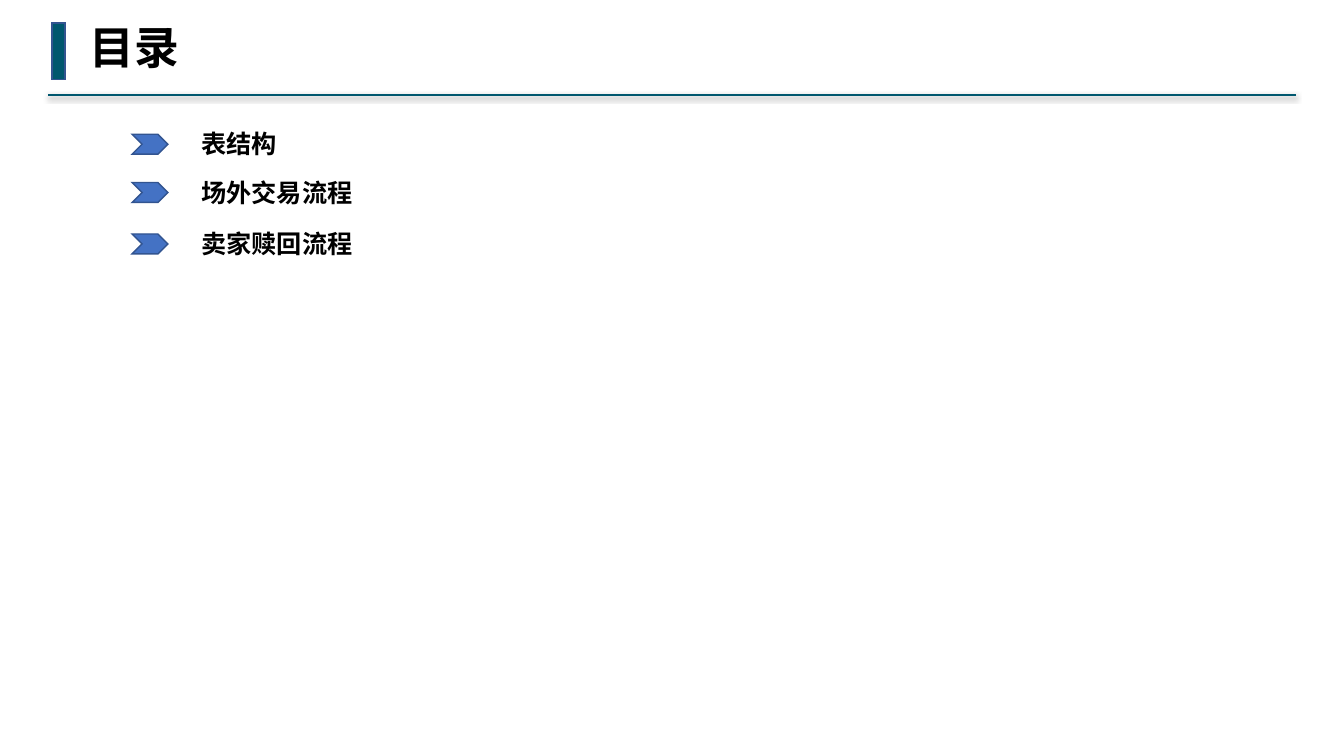
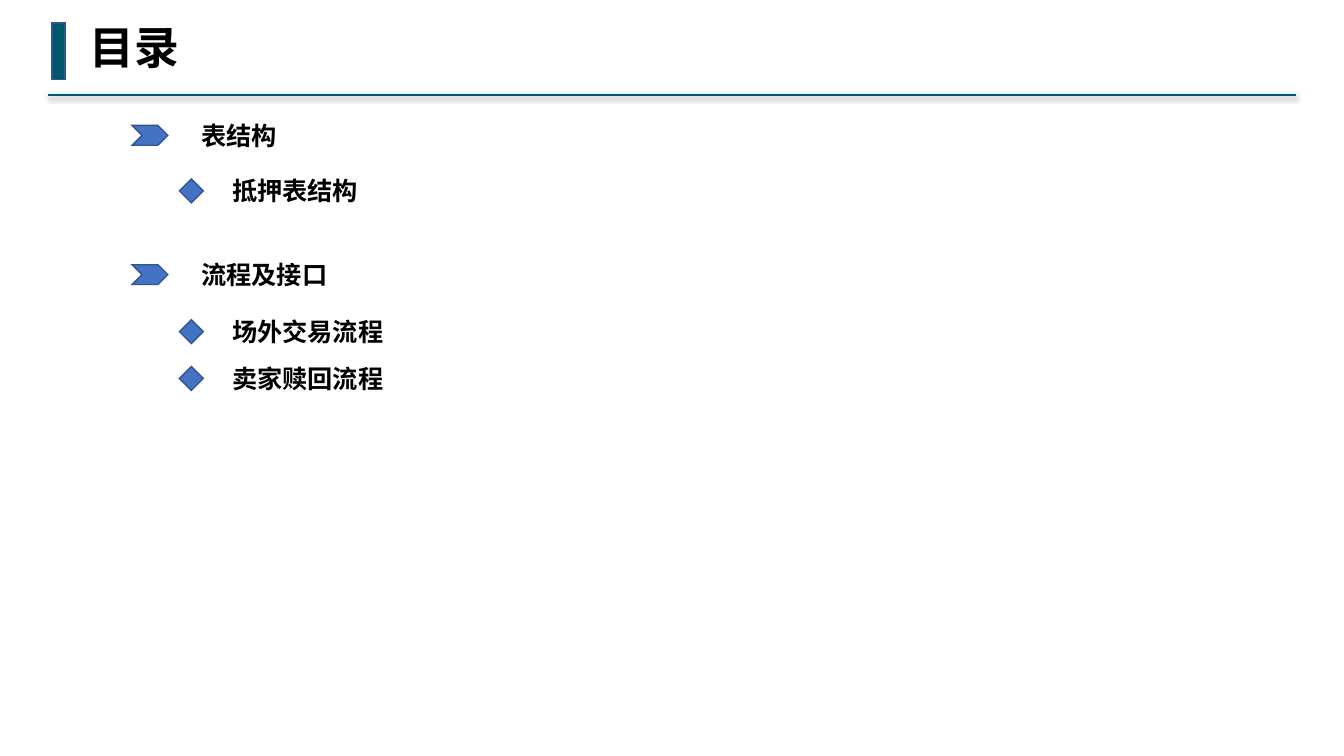
Before and after one commit to buddhachain/buddhaContract, a slide deck: slide 1 of doc/10.场外交易.pptx. Drawn at 1344x756 pixels with LibreOffice and Linux fonts; fonts in the diff are those of the drawing. Boxes give left, top, right and bottom in pixels: in the first picture for what was removed or moved away, otherwise in the second. Text is boxed around its words. In the diff, an @@ line names an element or a change of style, - is before the commit and + after.

```diff
--- a/doc/10.场外交易.pptx
+++ b/doc/10.场外交易.pptx
@@ text "表结构": place and size @@
-text "表结构" at [201,131,277,156]
+text "表结构" at [201,123,277,148]
@@ chevron: place and size @@
-chevron at [132,134,167,154]
+chevron at [132,126,167,146]
@@ diamond added at [179,179,204,204], fill #4472C4, outline #325491 1 pt @@
@@ text added at [232,178,358,203], 18 pt, text #000000, bold @@
+抵押表结构
@@ chevron removed at [132,182,167,203] @@
@@ chevron: place and size @@
-chevron at [132,234,167,254]
+chevron at [132,265,167,285]
@@ text added at [201,262,327,287], 18 pt, text #000000, bold @@
+流程及接口
@@ diamond added at [179,320,204,344], fill #4472C4, outline #325491 1 pt @@
@@ text "场外交易流程": place and size @@
-text "场外交易流程" at [201,180,352,205]
+text "场外交易流程" at [232,319,383,344]
@@ text "卖家赎回流程": place and size @@
-text "卖家赎回流程" at [201,231,352,255]
+text "卖家赎回流程" at [232,366,383,390]
@@ diamond added at [179,367,204,391], fill #4472C4, outline #325491 1 pt @@
```
Also in this commit, not shown: 1 other slide changed, 4 other files.
